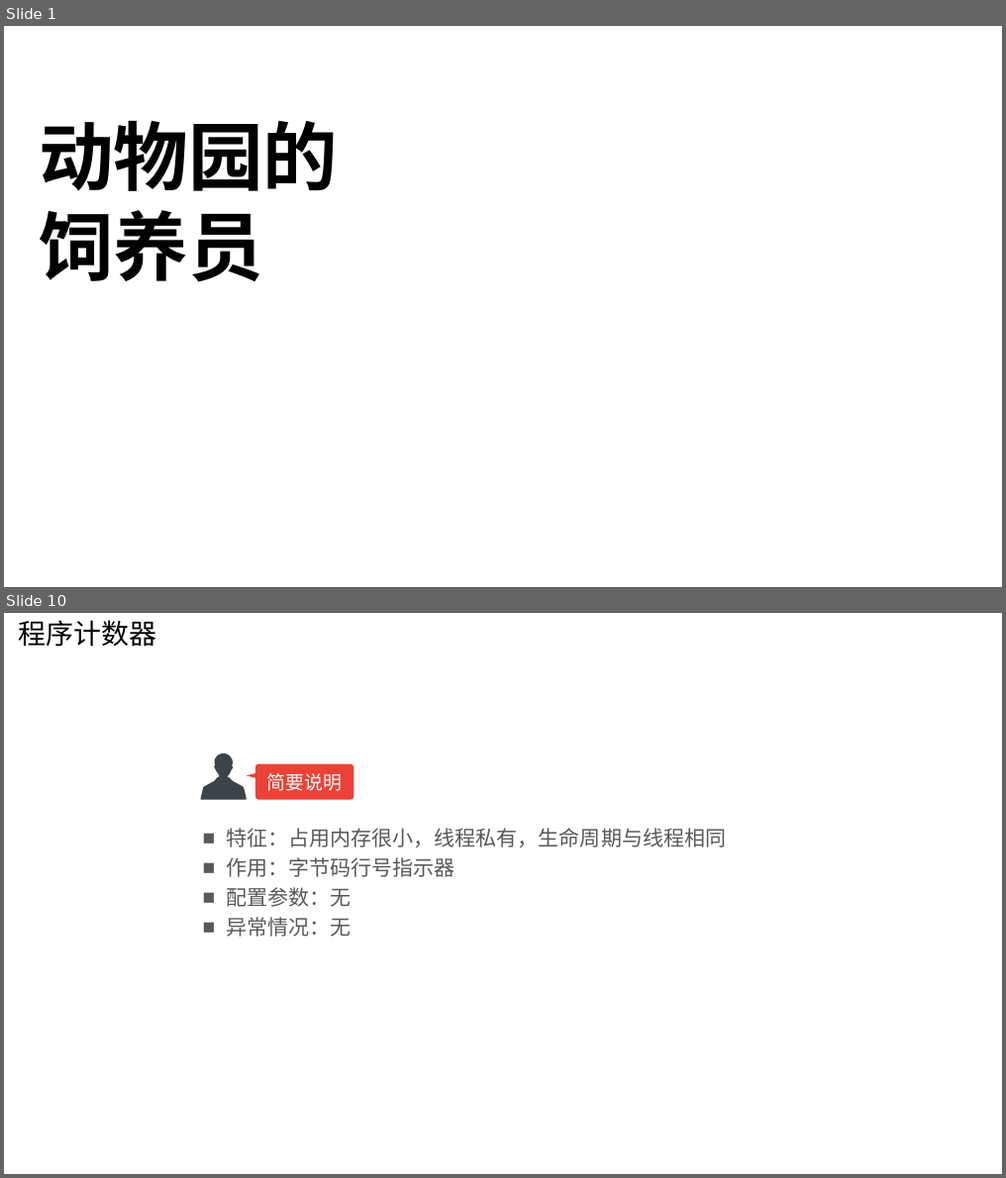
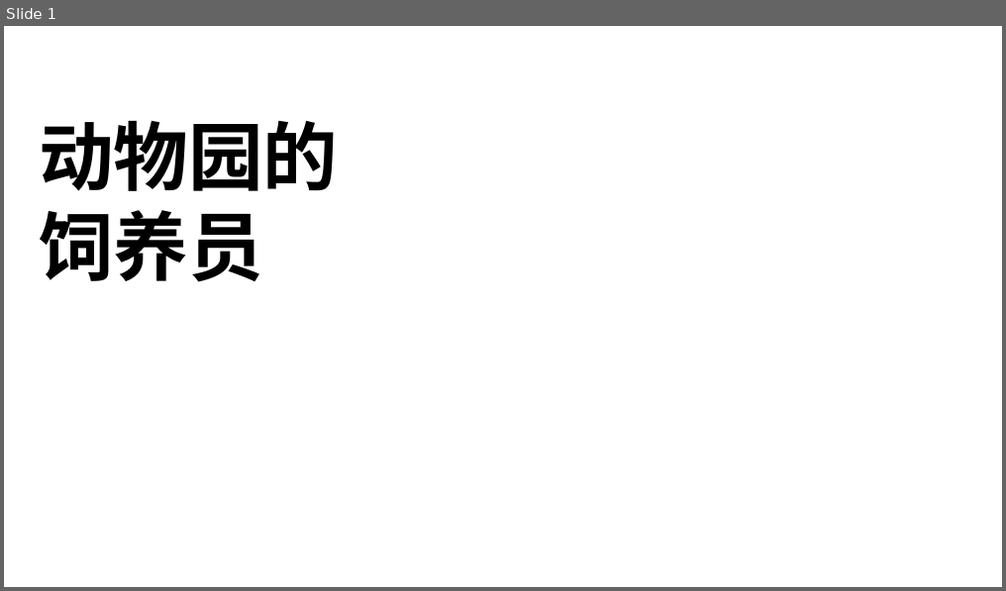
Before and after one commit to happyfucheng/JavaStudy, a slide deck: doc/zookeeper/zookeeper.pptx. Shown one above the other, each under a label of ours: slides 1 and 10 before the commit, slide 1 after it; the slides between them are not shown. The pictures are 1006x1178 and 1006x591 pixels, drawn with LibreOffice and Linux fonts; fonts in the diff are those of the drawing; background and template pictures are left out. Boxes give left, top, right and bottom in pixels: in the first picture for what was removed or moved away, otherwise in the second. Text is boxed around its words. In the diff, an @@ line names an element or a change of style, - is before the commit and + after.

```diff
--- a/doc/zookeeper/zookeeper.pptx
+++ b/doc/zookeeper/zookeeper.pptx
@@ slide 10 removed at [4, 613, 1002, 1174], background picture (left out) @@
@@ text removed at [18, 620, 156, 647] @@
-程序计数器
@@ freeform shape removed at [201, 751, 247, 799] @@
@@ triangle removed at [247, 772, 258, 778] @@
@@ rounded rectangle removed at [255, 764, 353, 800] @@
-简要说明
@@ text removed at [226, 828, 726, 937] @@
-■ 特征：占用内存很小，线程私有，生命周期与线程相同
-■ 作用：字节码行号指示器
-■ 配置参数：无
-■ 异常情况：无
```
Also in this commit, not shown: 6 slides changed, 6 slides added, 2 other slides removed, 46 other files.
